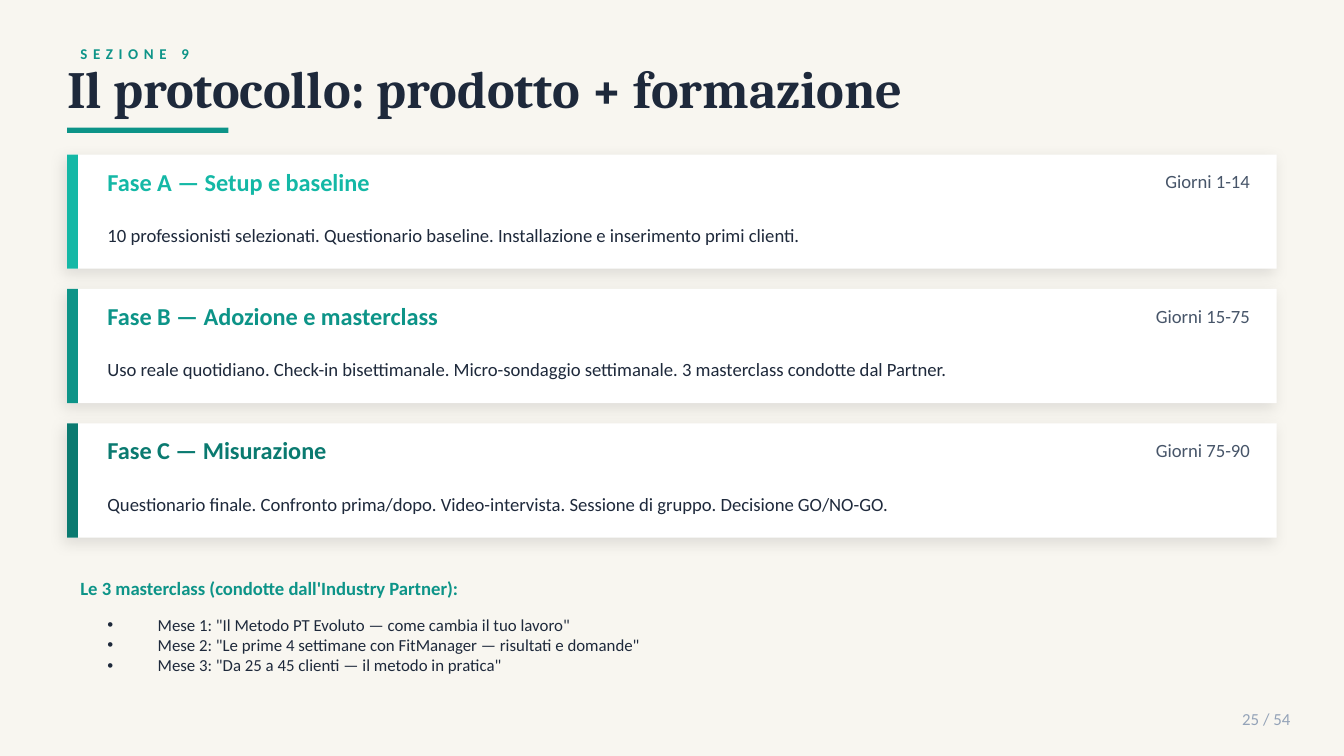
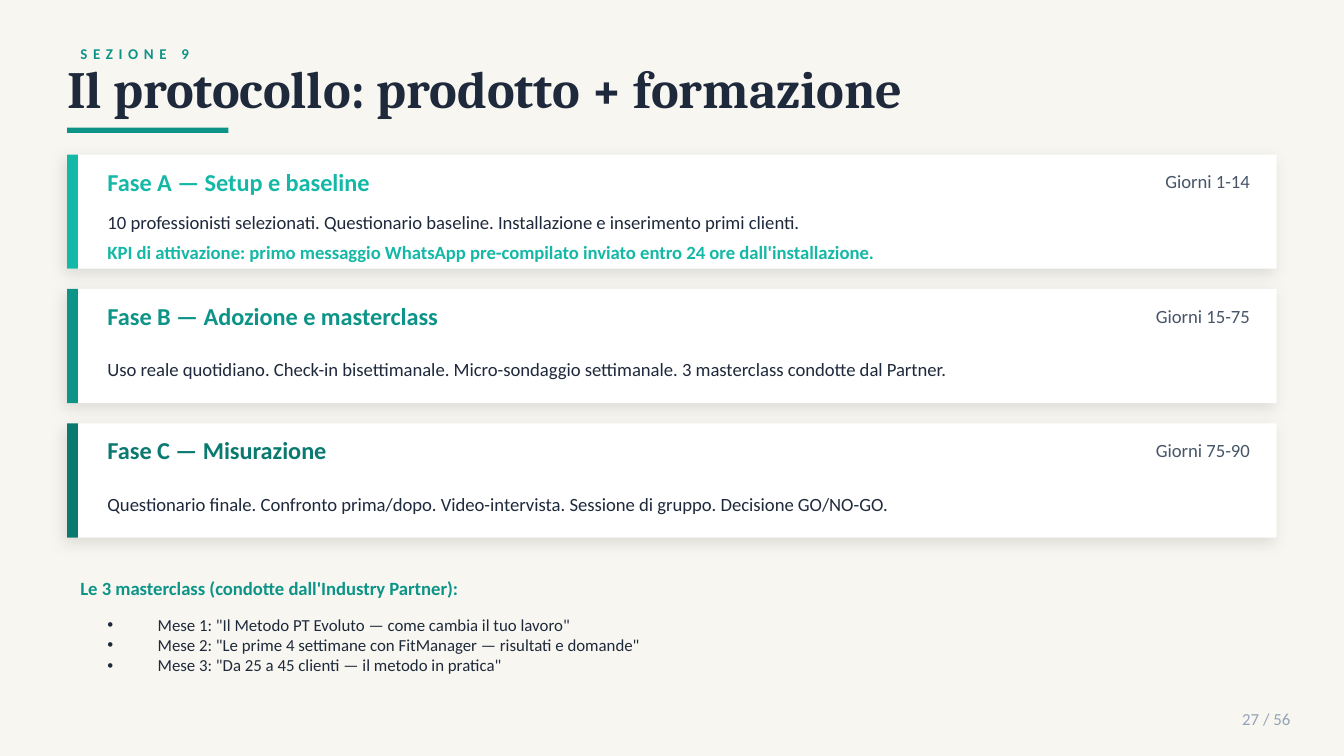
Before and after one commit to gverardo87-lab/FitManager_Studio-, a slide deck: slide 27 of FitManager_Business_Plan_2026.pptx (slide 25 before the commit). Drawn at 1344x756 pixels with LibreOffice and Linux fonts; fonts in the diff are those of the drawing. Boxes give left, top, right and bottom in pixels: in the first picture for what was removed or moved away, otherwise in the second. Text is boxed around its words. In the diff, an @@ line names an element or a change of style, - is before the commit and + after.

```diff
--- a/FitManager_Business_Plan_2026.pptx
+++ b/FitManager_Business_Plan_2026.pptx
@@ text "10 professionisti selezionati. Questionario baseline. ...": place and size @@
-text "10 professionisti selezionati. Questionario baseline. ..." at (107,229,799,245)
+text "10 professionisti selezionati. Questionario baseline. ..." at (107,216,873,262)
@@ text at (107,246,873,262): paragraph added @@
+KPI di attivazione: primo messaggio WhatsApp pre-compilato inviato entro 24 ore dall'installazione.
@@ text at (1242,714,1290,725): text changed @@
-25 / 54
+27 / 56
```
Also in this commit, not shown: 53 other slides changed, 2 slides added, 8 other files.
